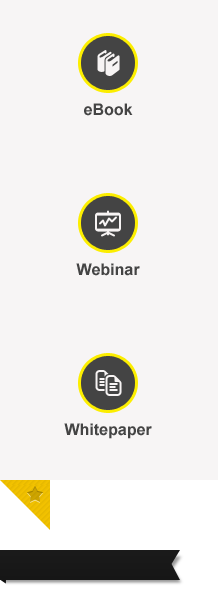
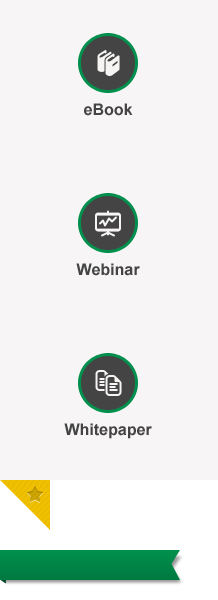
The second 218×600 image is a revision of the first. Changes to its layers:
painted on "ribbon" (2nd of 3, in "faixa" › "ribbon") over (x1=0, y1=550, x2=180, y2=580)
painted on "ribbon" (3rd of 3, in "faixa" › "ribbon") over (x1=0, y1=579, x2=6, y2=584)
